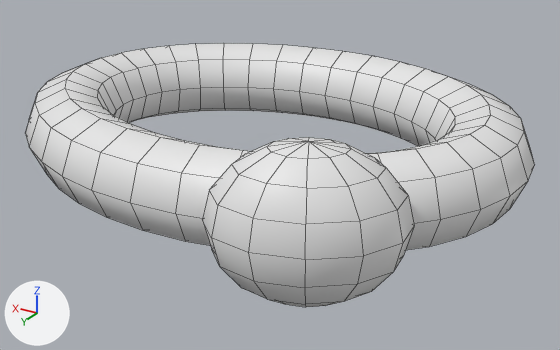
The FBX model Assets/_BusJam/Art/Models/BoardKit/Kit_Rope_3.fbx as it was, and as the next commit left it.
Before and after are seen from a 50 mm lens placed at (-0.416, 0.667, 0.281), pointed at (-0.026, 0.017, -0.044). Every picture has the same lights, and +X, +Y and +Z are marked at lower left. The older version comes first. Mesh edges are drawn as thin lines. Where no turn or scale is listed for an object, it has been applied to the vertices.

Script lines for the objects in view, before the commit:
```python
me_kit_rope_3 = bpy.data.meshes.new('Kit_Rope_3')
me_kit_rope_3.from_pydata(...)  # 374 vertices, 384 faces; spans x -0.277..0.277, y -0.221..0.242, z -0.07..0.07
me_kit_rope_3.materials.append(mat_m_rope)  # white #e7e7e7
ob_kit_rope_3 = bpy.data.objects.new('Kit_Rope_3', me_kit_rope_3)
ob_kit_rope_3.location = (0.0, 0.0, 0.0)
```
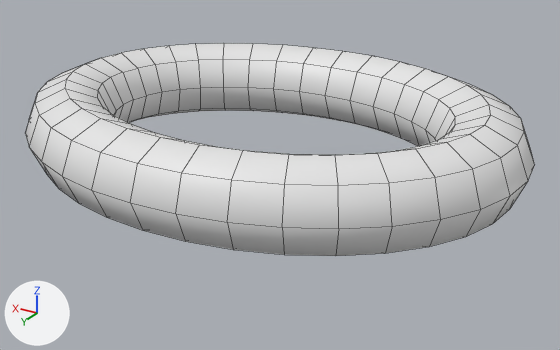
Where the change shows, as pixel boxes [x1, y1, x2, y2] in the pictures (560 x 350 px):
'Kit_Rope_3', reshaped (19% shorter)
    before: [25, 43, 535, 307]
    after: [25, 43, 535, 256]
part 1 of me_kit_rope_3, deleted
    before: [203, 137, 414, 307]

Patch to the scene script:
```diff
--- a/Assets/_BusJam/Art/Models/BoardKit/Kit_Rope_3.fbx.py
+++ b/Assets/_BusJam/Art/Models/BoardKit/Kit_Rope_3.fbx.py
@@ me_kit_rope_3 @@
 # used by ob_kit_rope_3; location = (0.0, 0.0, 0.0)
-me_kit_rope_3.from_pydata(...)  # 374 vertices, 384 faces; spans x -0.277..0.277, y -0.221..0.242, z -0.07..0.07
+me_kit_rope_3.from_pydata(...)  # 288 vertices, 288 faces; spans x -0.277..0.277, y -0.221..0.221, z -0.045..0.045
+# me_kit_rope_3 part 1: the loose piece of 86 vertices spanning x -0.226..-0.068, y 0.111..0.242, z -0.07..0.07 is deleted
 me_kit_rope_3.materials.append(mat_m_rope)
```
